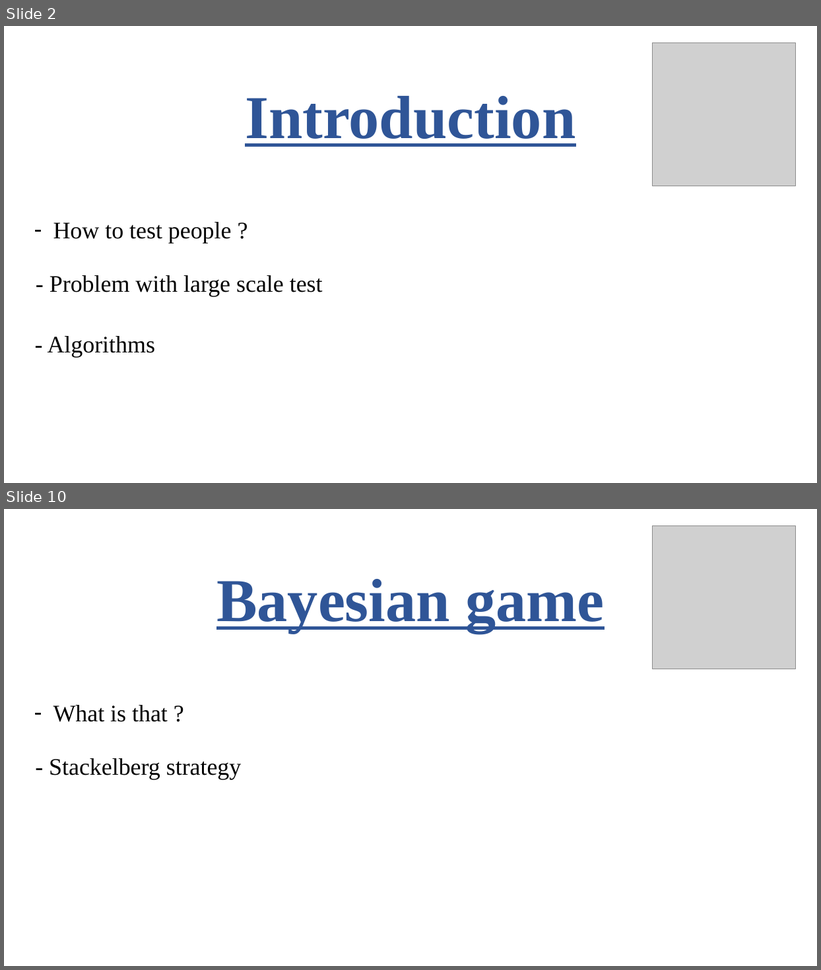
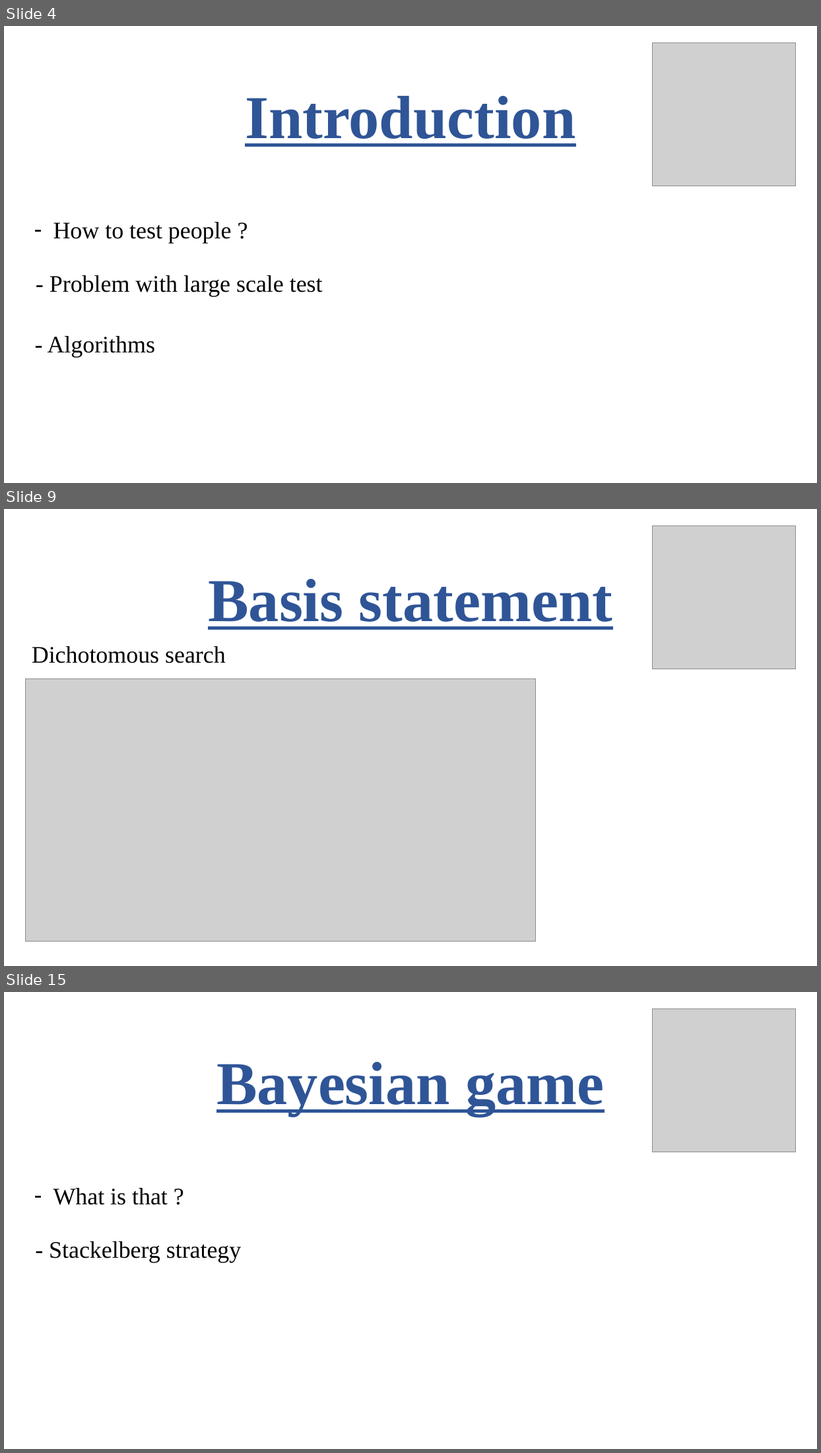
Before and after one commit to robinengels/Anglais, a slide deck: Anglais.pptx. Shown one above the other, each under a label of ours: slides 2 and 10 before the commit, slides 4, 9 and 15 after it; the slides between them are not shown. The pictures are 821x970 and 821x1453 pixels, drawn with LibreOffice and Linux fonts; fonts in the diff are those of the drawing; grey boxes stand for pictures. Boxes give left, top, right and bottom in pixels: in the first picture for what was removed or moved away, otherwise in the second. Text is boxed around its words. In the diff, an @@ line names an element or a change of style, - is before the commit and + after.

```diff
--- a/Anglais.pptx
+++ b/Anglais.pptx
@@ slide 9 added at <box>4,509,817,966</box>, background #FFFFFF @@
@@ picture added at <box>653,526,796,669</box> @@
@@ text added at <box>208,579,613,630</box>, 72 pt, text #2F5597, bold, underline @@
+Basis statement
@@ text added at <box>32,646,226,663</box>, 28 pt, text #000000 @@
+Dichotomous search
@@ picture added at <box>25,679,535,941</box> @@
@@ what was slide 2 is now slide 4 @@
@@ what was slide 10 is now slide 15 @@
```
Also in this commit, not shown: 7 slides changed, 7 other slides added, 3 slides removed.
